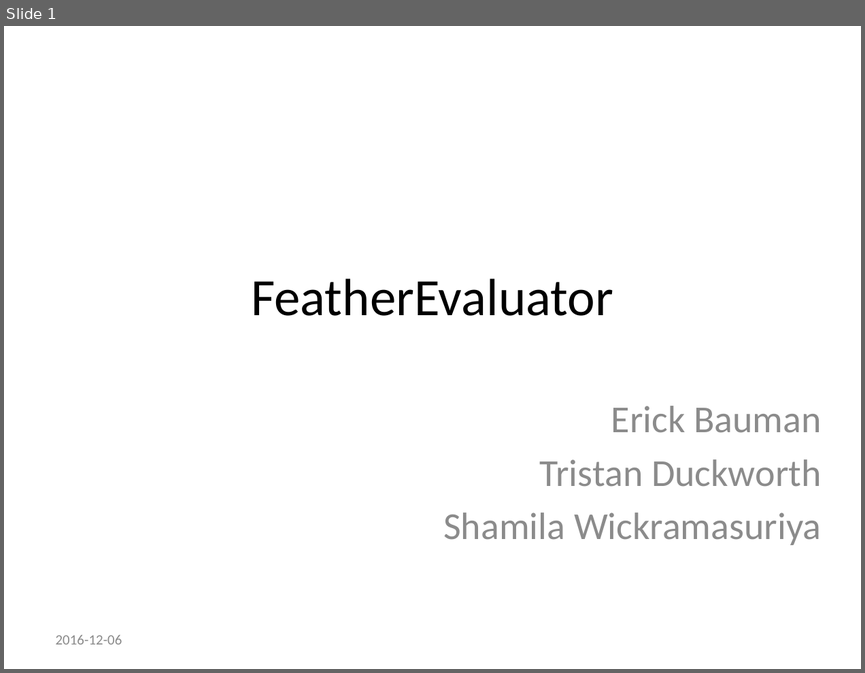
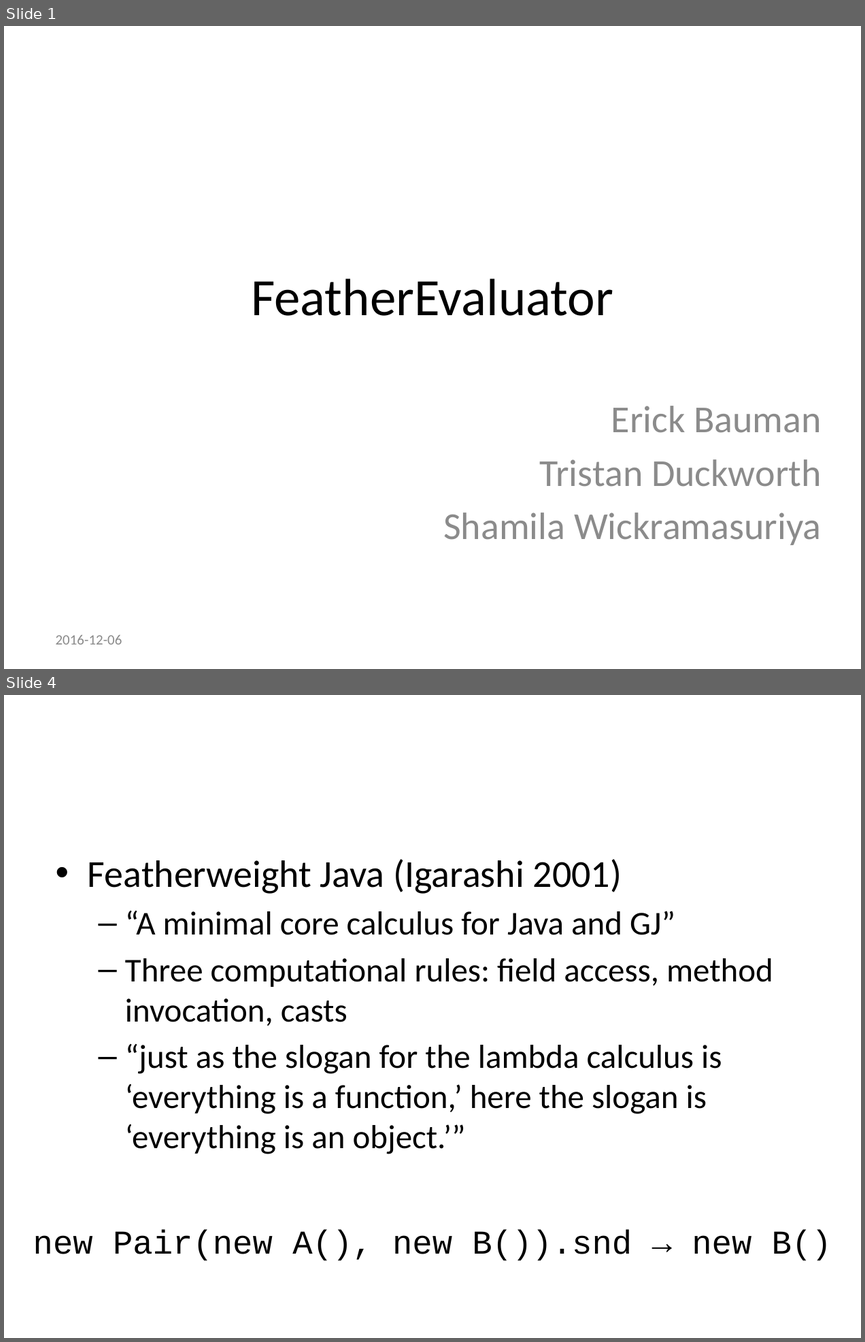
Before and after one commit to tgduckworth/FeatherEvaluator, a slide deck: Document/Presentation.pptx. Shown one above the other, each under a label of ours: slide 1 before the commit, slides 1 and 4 after it; the slides between them are not shown. The pictures are 865x673 and 865x1342 pixels, drawn with LibreOffice and Linux fonts; fonts in the diff are those of the drawing; background and template pictures are left out. Boxes give left, top, right and bottom in pixels: in the first picture for what was removed or moved away, otherwise in the second. Text is boxed around its words. In the diff, an @@ line names an element or a change of style, - is before the commit and + after.

```diff
--- a/Document/Presentation.pptx
+++ b/Document/Presentation.pptx
@@ slide 4 added at (4, 695, 861, 1338), background picture (left out) @@
@@ title added at (193, 705, 687, 764), 39.6 pt, text #FFFFFF @@
+Background
@@ text added at (88, 859, 773, 1154), 28 pt, text #000000 @@
+• Featherweight Java (Igarashi 2001)
+  – “A minimal core calculus for Java and GJ”
+  – Three computational rules: field access, method invocation, casts
+  – “just as the slogan for the lambda calculus is ‘everything is a function,’ here the slogan is ‘everything is an object.’”
@@ text added at (33, 1229, 832, 1261), 28 pt, text #000000 @@
+new Pair(new A(), new B()).snd → new B()
```
Also in this commit, not shown: 3 slides changed, 22 other slides added, 4 slides removed, 2 other files.
